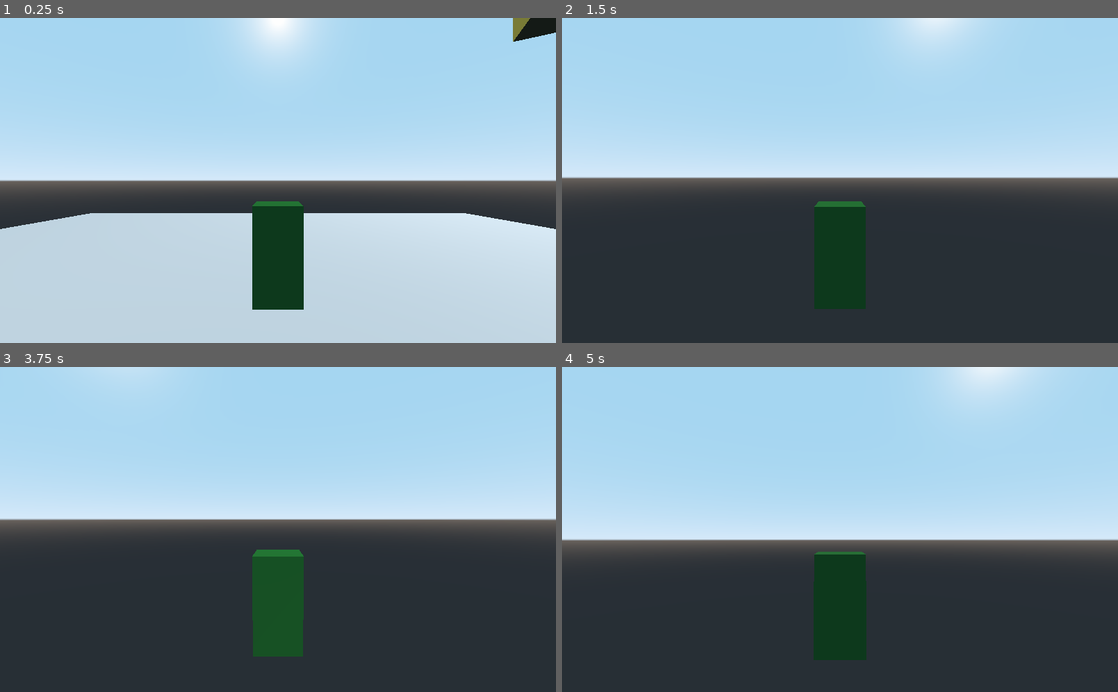
Above: before the commit, frames 1-4 (two rows, left to right).
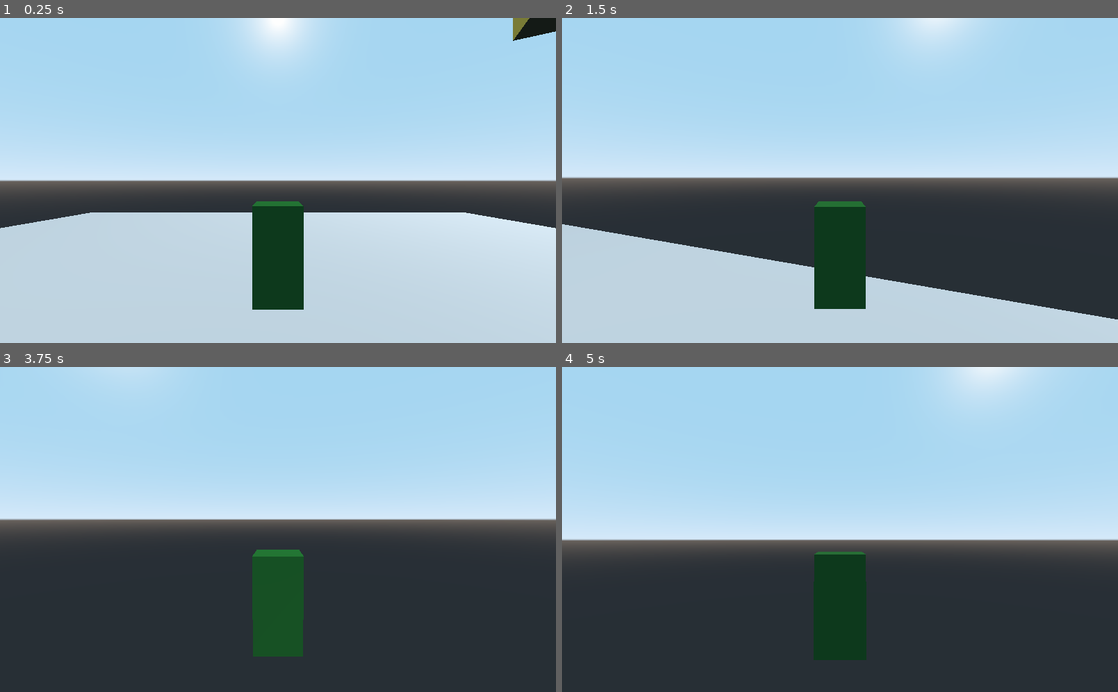
Above: after the commit, the same moments.

Repository: AlaskanGopher/GopherRPG3D
Game: Godot game, scene res://MainScene/InGame.tscn
Same seed, same stepped clock (60 frames per second), same inputs: the game is played once before the commit and once after it.
Inputs (mouse positions are in pixels of both pictures, inside the frame that each line leads up to):
- Up to frame 1 (0.25 s): no input
- Up to frame 2 (1.5 s): tap Enter at 0.5 s; move the mouse to (867, 180) at 0.52 s; hold Space (movement_jump) 0.53-1.28 s; hold W (movement_up) from 0.53 s (still down); move the mouse to (812, 180) at 1.27 s; tap Space (movement_jump) at 1.35 s
- Up to frame 3 (3.75 s): keep holding W (movement_up); tap Space (movement_jump) at 1.52, 1.82, 2, 2.85, 3.02, 3.32, 3.5 s; move the mouse to (289, 523) at 2.02 s; hold Space (movement_jump) 2.03-2.78 s; tap Enter at 2.75 s; move the mouse to (272, 536) at 2.77 s; move the mouse to (316, 532) at 3.52 s; hold Space (movement_jump) from 3.53 s (still down)
- Up to frame 4 (5 s): keep holding W (movement_up); tap Enter at 4.25 s; move the mouse to (795, 526) at 4.27 s; release Space (movement_jump) at 4.28 s; tap Space (movement_jump) at 4.35, 4.52, 4.82 s

The runs differ from the first frame. In frame 1, 0.2% of the frame differs, in the area x 0-100%, y 0-65%; in frame 2, 21%, in the area x 0-100%, y 63-100%; in frame 3, less than 0.1%; in frame 4, less than 0.1%.

Commit message:
gravity added, no ground flag

Diff:
--- a/source/MainScene/InGame.tscn
+++ b/source/MainScene/InGame.tscn
@@ -28,7 +28,6 @@
 
 [node name="Player" parent="." instance=ExtResource( 1 )]
 transform = Transform( 1, 0, 0, 0, 1, 0, 0, 0, 1, 0, 3, 0 )
-mode = 3
 
 [node name="Box" parent="." instance=ExtResource( 2 )]
 transform = Transform( 0.866025, 0, 0.5, 0, 1, 0, -0.5, 0, 0.866025, 10, 4, 5 )
--- a/source/Player/PlayerController.gd
+++ b/source/Player/PlayerController.gd
@@ -4,40 +4,31 @@
 
 var velocity := Vector3()
 
-func _ready():
-	pass
 
-#func _integrate_forces(state):
-#	var input = Vector3()
-#	if Input.is_action_pressed("movement_up"):
-#		input.z -= 1
-#	if Input.is_action_pressed("movement_down"):
-#		input.z += 1
-#	if Input.is_action_pressed("movement_left"):
-#		input.x -= 1
-#	if Input.is_action_pressed("movement_right"):
-#		input.x += 1
-#	if (input.length_squared() > 0 and Vector2(state.linear_velocity.x, state.linear_velocity.z).length_squared() < speed):
-#		input = input.normalized() * speed
-#	if Input.is_action_pressed("movement_jump") and abs(state.linear_velocity.y) < 0.01:
-#		input.y += 1000
-#	state.add_central_force(input.rotated(Vector3(0,1,0), rotation.y))
-
-export (int) var ACCELERATION = 500
-export (int) var MAX_SPEED = 175
-export (int) var FRICTION = 2500
+export (int) var ACCELERATION = 100
+export (int) var MAX_SPEED = 25
+export (int) var FRICTION = 250
+export (int) var GRAVITY = 2
+export (int) var TERMINAL_VELOCITY = 12
+var airTime := 0.0
 
 func _physics_process(delta):
 	var input_vector = Vector3()
 	input_vector.x = Input.get_action_strength("movement_right") - Input.get_action_strength("movement_left")
 	input_vector.z = Input.get_action_strength("movement_down") - Input.get_action_strength("movement_up")
-	input_vector = input_vector.normalized()
+	input_vector = input_vector.normalized().rotated(Vector3(0,1,0), rotation.y)
 
 	if input_vector != Vector3():
 		velocity = velocity.move_toward(input_vector * MAX_SPEED, ACCELERATION * delta)
 	else:
 		velocity = velocity.move_toward(Vector3(), FRICTION * delta)
-
+	if is_on_ceiling():
+		print("grounded ", delta)
+		airTime = 0
+		velocity.y += 2 if Input.action_press("movement_jump") else 0
+	else:
+		airTime += delta
+	velocity.y -= GRAVITY * airTime
 	velocity = move_and_slide(velocity);
 
 func _input(event):
